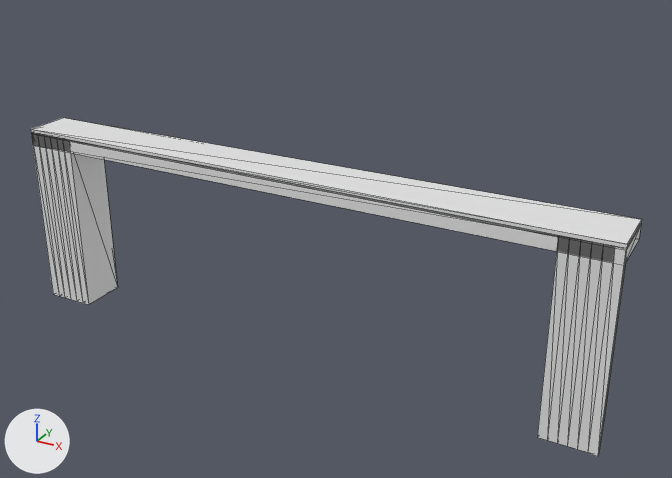
The glTF model models/baarn/baarn-brug-936fe59f/baarn-brug-936fe59f.glb as it was, and as the next commit left it.
The view is the same before and after, from a camera (50 mm lens) standing at (24.3, -39.9, 17.5) and looking at (2.2, 0.3, -2.6). Lighting does not change. The marker at lower left points along +X, +Y and +Z. The first picture is the older version. Mesh edges are drawn as thin lines.

In view in the first picture: 'road:dek', 'road:fietspad', 'road:landhoofd (aangenomen)', 'road:landhoofd (aangenomen) 2'.
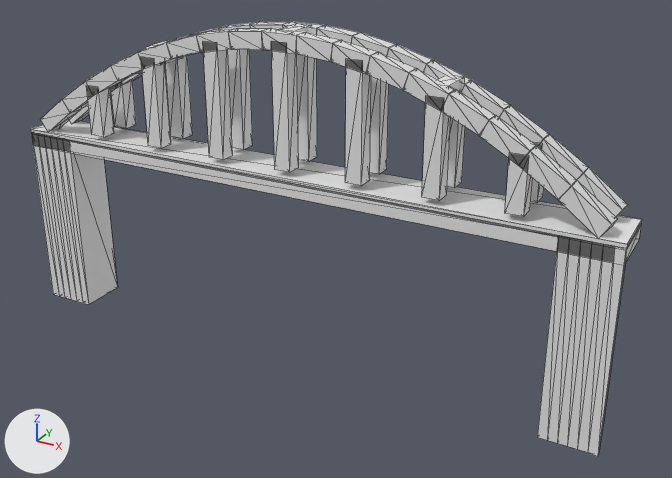
Boxes (x1, y1, x2, y2) around the edits, measured in the pictures (672 x 478 px):
'building:boog 2', added: after (40, 28, 617, 237)
'building:boog', added: after (69, 22, 628, 217)
'building:windverband', added: after (146, 24, 464, 92)

The change, as a list of edits to the scene's bpy script:
```text
Add me_windverband:
    me_windverband.from_pydata(...)  # a box spanning x -8.7..-7.8, y -1.0..1.0, z 5.9..6.8; a box spanning x -0.4..0.4, y -1.0..1.0, z 7.6..8.5; a box spanning x 7.8..8.7, y -1.0..1.0, z 5.9..6.8
Add me_boog_2:
    me_boog_2.from_pydata(...)  # 192 vertices, 288 faces; spans x -16.9..16.9, y -1.4..-0.5, z 1.0..8.4
Add me_boog:
    me_boog.from_pydata(...)  # 192 vertices, 288 faces; spans x -16.9..16.9, y 0.5..1.4, z 1.0..8.4
Add ob_building_windverband:
    ob_building_windverband = bpy.data.objects.new('building:windverband', me_windverband)
    ob_building_windverband.location = (0.0, 0.0, 0.0)
Add ob_building_boog_2:
    ob_building_boog_2 = bpy.data.objects.new('building:boog 2', me_boog_2)
    ob_building_boog_2.location = (0.0, 0.0, 0.0)
Add ob_building_boog:
    ob_building_boog = bpy.data.objects.new('building:boog', me_boog)
    ob_building_boog.location = (0.0, 0.0, 0.0)
```
